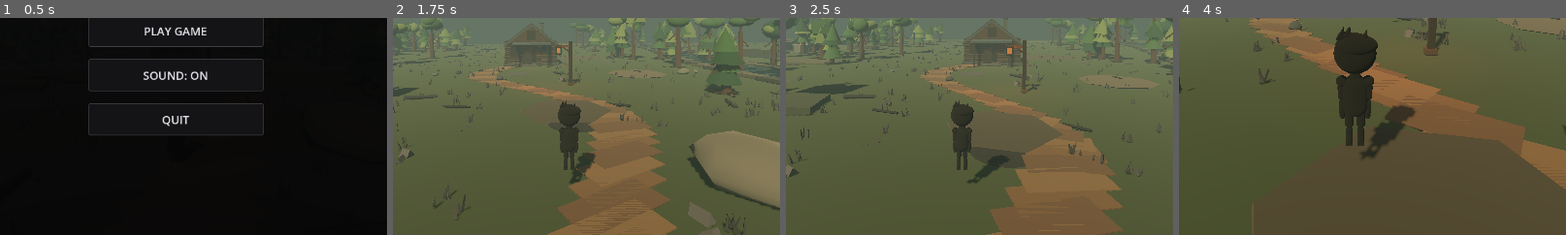
Above: before the commit, frames 1-4 (left to right).
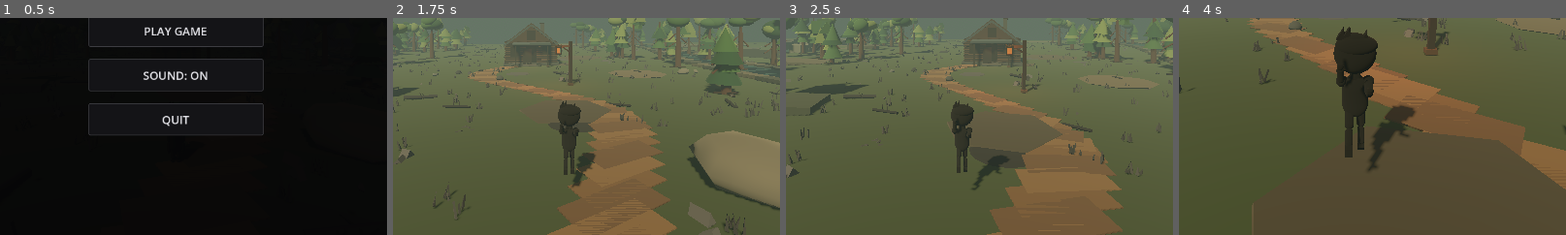
Above: after the commit, the same moments.

Repository: leto98/Monochrome
Game: Godot game, scene res://scenes/main.tscn
Same seed, same stepped clock (60 frames per second), same inputs: the game is played once before the commit and once after it.
Inputs (mouse positions are % of the whole screen's width and height, from its top left):
- Up to frame 1 (0.5 s): no input
- Up to frame 2 (1.75 s): click "PLAY GAME" at 0.5 s; tap Enter at 1.25 s; move the mouse to (55, 50) at 1.27 s; hold W from 1.28 s (still down); tap E at 1.35 s; tap Space at 1.52 s
- Up to frame 3 (2.5 s): keep holding W; move the mouse to (45, 50) at 2.02 s; tap Alt at 2.1 s; tap Space at 2.27 s
- Up to frame 4 (4 s): keep holding W; move the mouse to (52, 48) at 2.77 s; tap Enter at 2.85 s; move the mouse to (49, 52) at 3.52 s; tap V at 3.6 s; tap Space at 3.77 s
The pictures show only the part of the screen within x 27-77%, y 45-95%; the shares and areas given below are measured in that part.

Frame 1 is identical in both runs. In frame 2, 0.2% of the frame differs, in the area x 43-52%, y 49-79%; in frame 3, 0.2%; in frame 4, 0.9%, in the area x 40-60%, y 21-71%.

Commit message:
Improve movement and add obstacle mantling

Diff:
--- a/scripts/player.gd
+++ b/scripts/player.gd
@@ -16,20 +16,22 @@
 const CAMERA_MODE_NAMES := ["Far third-person", "Close third-person", "First-person"]
 const MIN_CAMERA_PITCH := deg_to_rad(-55.0)
 const MAX_CAMERA_PITCH := deg_to_rad(25.0)
-const WALK_ANIMATION_SPEED := 8.5
-const RUN_ANIMATION_SPEED := 12.0
+const WALK_ANIMATION_SPEED := 7.5
+const RUN_ANIMATION_SPEED := 10.5
 const AUDIO_RATE := 22050
 
 @onready var camera_pivot: Node3D = $CameraPivot
 @onready var camera: Camera3D = $CameraPivot/Camera3D
-@onready var left_arm: Node3D = get_node_or_null("UpperArm_L")
-@onready var right_arm: Node3D = get_node_or_null("UpperArm_R")
-@onready var left_forearm: Node3D = get_node_or_null("UpperArm_L/Forearm_L")
-@onready var right_forearm: Node3D = get_node_or_null("UpperArm_R/Forearm_R")
-@onready var left_leg: Node3D = get_node_or_null("Leg_L")
-@onready var right_leg: Node3D = get_node_or_null("Leg_R")
-@onready var left_foot: Node3D = get_node_or_null("Foot_L")
-@onready var right_foot: Node3D = get_node_or_null("Foot_R")
+@onready var left_arm: Node3D = get_node_or_null("Shoulder_L")
+@onready var right_arm: Node3D = get_node_or_null("Shoulder_R")
+@onready var left_forearm: Node3D = get_node_or_null("Shoulder_L/Forearm_L")
+@onready var right_forearm: Node3D = get_node_or_null("Shoulder_R/Forearm_R")
+@onready var left_leg: Node3D = get_node_or_null("Thigh_L")
+@onready var right_leg: Node3D = get_node_or_null("Thigh_R")
+@onready var left_calf: Node3D = get_node_or_null("Thigh_L/Calf_L")
+@onready var right_calf: Node3D = get_node_or_null("Thigh_R/Calf_R")
+@onready var left_foot: Node3D = get_node_or_null("Thigh_L/Calf_L/Foot_L")
+@onready var right_foot: Node3D = get_node_or_null("Thigh_R/Calf_R/Foot_R")
 @onready var movement_audio: AudioStreamPlayer3D = _create_audio_player()
 
 var jump_requested := false
@@ -42,6 +44,9 @@
 var camera_mode := 0
 var footstep_clock := 0.0
 var was_on_floor := true
+var mantle_timer := 0.0
+var mantle_direction := Vector3.ZERO
+var climbing := false
 
 func _ready() -> void:
 	camera_base_pitch = camera_pivot.rotation.x
@@ -88,9 +93,18 @@
 
 	# Jump is triggered once per key press, not repeatedly while Space is held.
 	if jump_requested and is_on_floor():
-		velocity.y = JUMP_VELOCITY
-		_play_movement_sound("jump", -7.0)
+		if _try_start_mantle():
+			_play_movement_sound("jump", -7.0)
+		else:
+			velocity.y = JUMP_VELOCITY
+			_play_movement_sound("jump", -7.0)
 	jump_requested = false
+	if climbing:
+		mantle_timer -= delta
+		velocity.x = mantle_direction.x
+		velocity.z = mantle_direction.z
+		if mantle_timer <= 0.0:
+			climbing = false
 
 	var input_dir := Vector2.ZERO
 	if not free_look_active:
@@ -123,6 +137,23 @@
 		_play_movement_sound("land", -8.0)
 	was_on_floor = is_on_floor()
 
+
+func _try_start_mantle() -> bool:
+	var space := get_world_3d().direct_space_state
+	var forward := -global_transform.basis.z
+	var query := PhysicsRayQueryParameters3D.create(global_position + Vector3.UP * 0.55, global_position + Vector3.UP * 0.55 + forward * 1.05)
+	query.exclude = [get_rid()]
+	var hit := space.intersect_ray(query)
+	if hit.is_empty():
+		return false
+	var obstacle_height := float(hit.position.y - global_position.y)
+	if obstacle_height < -0.15 or obstacle_height > 1.0:
+		return false
+	climbing = true
+	mantle_timer = 0.42
+	mantle_direction = forward * 2.8
+	velocity.y = 3.6
+	return true
 
 func _create_audio_player() -> AudioStreamPlayer3D:
 	var audio := AudioStreamPlayer3D.new()
@@ -214,33 +245,32 @@
 	var horizontal_speed := Vector2(velocity.x, velocity.z).length()
 	var is_running := Input.is_key_pressed(KEY_SHIFT)
 	var is_moving := is_on_floor() and input_strength > 0.0 and horizontal_speed > 0.2
-
 	if is_moving:
-		var cycle_speed := RUN_ANIMATION_SPEED if is_running else WALK_ANIMATION_SPEED
-		animation_time += delta * cycle_speed
+		animation_time += delta * (RUN_ANIMATION_SPEED if is_running else WALK_ANIMATION_SPEED)
 		movement_amount = move_toward(movement_amount, 1.0, delta * 7.0)
 	else:
-		movement_amount = move_toward(movement_amount, 0.0, delta * 6.0)
-
-	var swing := sin(animation_time) * 0.48 * movement_amount
-	var opposite_swing := sin(animation_time + PI) * 0.48 * movement_amount
-	var air_pose := 0.0
-	if not is_on_floor():
-		air_pose = clampf(velocity.y / JUMP_VELOCITY, -1.0, 1.0) * 0.12
-
-	if left_leg:
-		left_leg.rotation.x = swing + air_pose
-	if right_leg:
-		right_leg.rotation.x = opposite_swing + air_pose
-	if left_arm:
-		left_arm.rotation.x = opposite_swing - air_pose
-	if right_arm:
-		right_arm.rotation.x = swing - air_pose
-	if left_forearm:
-		left_forearm.rotation.x = opposite_swing * 0.45
-	if right_forearm:
-		right_forearm.rotation.x = swing * 0.45
-	if left_foot:
-		left_foot.rotation.x = swing * 0.25
-	if right_foot:
-		right_foot.rotation.x = opposite_swing * 0.25
+		movement_amount = move_toward(movement_amount, 0.0, delta * 5.0)
+	var swing := sin(animation_time) * 0.62 * movement_amount
+	var opposite_swing := sin(animation_time + PI) * 0.62 * movement_amount
+	var climbing_pose := climbing or (not is_on_floor() and velocity.y > 0.2)
+	if climbing_pose:
+		var reach := sin(animation_time * 2.0) * 0.3
+		if left_leg: left_leg.rotation.x = -0.65 + reach
+		if right_leg: right_leg.rotation.x = -0.2 - reach
+		if left_calf: left_calf.rotation.x = -0.75 if sin(animation_time * 2.0) > 0.0 else -0.15
+		if right_calf: right_calf.rotation.x = -0.15 if sin(animation_time * 2.0) > 0.0 else -0.75
+		if left_arm: left_arm.rotation.x = -1.65 + reach
+		if right_arm: right_arm.rotation.x = -1.65 - reach
+		if left_forearm: left_forearm.rotation.x = -0.85
+		if right_forearm: right_forearm.rotation.x = -0.85
+	else:
+		if left_leg: left_leg.rotation.x = swing
+		if right_leg: right_leg.rotation.x = opposite_swing
+		if left_calf: left_calf.rotation.x = maxf(0.0, sin(animation_time + PI * 0.5)) * 0.65 * movement_amount
+		if right_calf: right_calf.rotation.x = maxf(0.0, sin(animation_time + PI * 1.5)) * 0.65 * movement_amount
+		if left_arm: left_arm.rotation.x = opposite_swing * 0.8
+		if right_arm: right_arm.rotation.x = swing * 0.8
+		if left_forearm: left_forearm.rotation.x = -0.12 + absf(opposite_swing) * 0.25
+		if right_forearm: right_forearm.rotation.x = -0.12 + absf(swing) * 0.25
+	if left_foot: left_foot.rotation.x = -0.15 + swing * 0.35
+	if right_foot: right_foot.rotation.x = -0.15 + opposite_swing * 0.35
